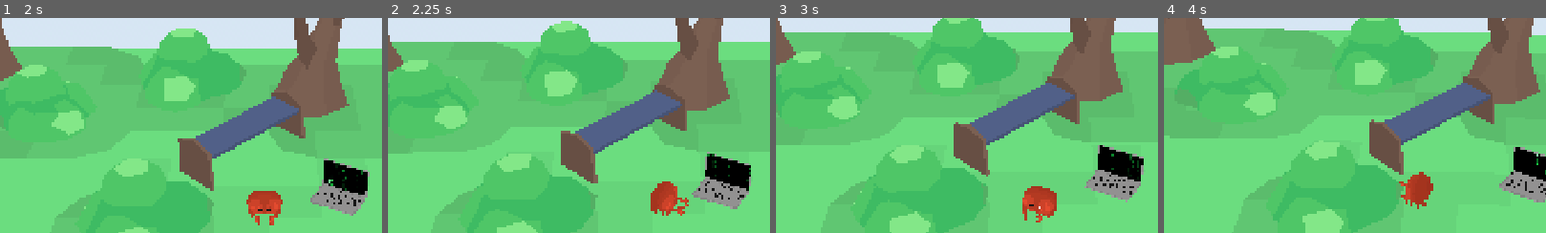
Above: before the commit, frames 1-4 (left to right).
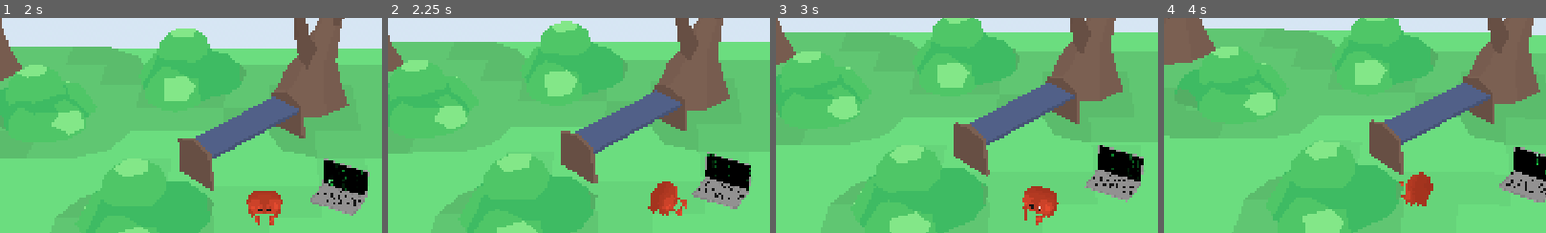
Above: after the commit, the same moments.

Repository: EnotCoder/my_friend_is_fgoty
Game: Godot game, scene res://scenes/main.tscn
Same seed, same stepped clock (60 frames per second), same inputs: the game is played once before the commit and once after it.
Inputs (mouse positions are % of the whole screen's width and height, from its top left):
- Up to frame 1 (2 s): move the mouse to (72, 45) at 0.52 s; tap A (A) at 0.6, 1.35 s; click (72, 45) at 0.67 s; move the mouse to (30, 55) at 1.27 s; click (30, 55) at 1.42 s
- Up to frame 2 (2.25 s): move the mouse to (60, 28) at 2.02 s; tap D (D) at 2.1 s; click (60, 28) at 2.17 s
- Up to frame 3 (3 s): tap A (A) at 2.3 s; move the mouse to (45, 70) at 2.77 s; tap S (S) at 2.85 s; click (45, 70) at 2.92 s
- Up to frame 4 (4 s): tap A (A) at 3.05, 3.8 s; move the mouse to (80, 65) at 3.52 s; tap W (W) at 3.6 s; click (80, 65) at 3.67 s
The pictures show only the part of the screen within x 15-65%, y 9-59%; the shares and areas given below are measured in that part.

Frame 1 is identical in both runs. In frame 2, 0.2% of the frame differs, in the area x 68-79%, y 79-92%; in frame 3, 0.1%; in frame 4, less than 0.1%.

Commit message:
add walk animation for player

Diff:
--- a/scenes/level_1.tscn
+++ b/scenes/level_1.tscn
@@ -159,6 +159,7 @@
 mesh = ExtResource("12_go7sj")
 
 [node name="static" type="StaticBody3D" parent="Sitting" unique_id=213404249]
+input_ray_pickable = false
 
 [node name="CollisionShape3D" type="CollisionShape3D" parent="Sitting/static" unique_id=625048689]
 shape = ExtResource("13_7gny6")
--- a/scripts/player/player.gd
+++ b/scripts/player/player.gd
@@ -9,11 +9,17 @@
 @onready var fall_part: Node3D = $fall_part
 @onready var standart_level_position: Vector3 = global_position;
 
+var walk_time: float = 0.0
+var start_rotation_x: float
+var walk_angle: float = 20.0
+var walk_frequency: float = 3.0
+
 func set_standart_level_position():
 	global_position = standart_level_position;
 
 func _ready() -> void:
 	target_angle = visual.rotation.y;
+	start_rotation_x = visual.rotation.x;
 
 
 func _physics_process(dt: float) -> void:
@@ -29,6 +35,8 @@
 func player_move(dt: float) -> void:
 	var input_dir := Input.get_vector("A", "D", "W", "S");
 	var direction := Vector3(input_dir.x, 0.0, input_dir.y).normalized();
+
+
 
 	if direction != Vector3.ZERO:
 		velocity.x = direction.x * SPEED;
@@ -46,4 +54,20 @@
 		weight
 	);
 
+	# walk animation
+	var target_x := start_rotation_x
+
+	if direction != Vector3.ZERO and is_on_floor():
+		walk_time += dt
+
+		target_x += sin(walk_time * TAU * walk_frequency) * deg_to_rad(walk_angle)
+	else:
+		walk_time = 0.0
+
+	visual.rotation.x = lerp_angle(
+		visual.rotation.x,
+		target_x,
+		weight
+	)
+
 	move_and_slide();
